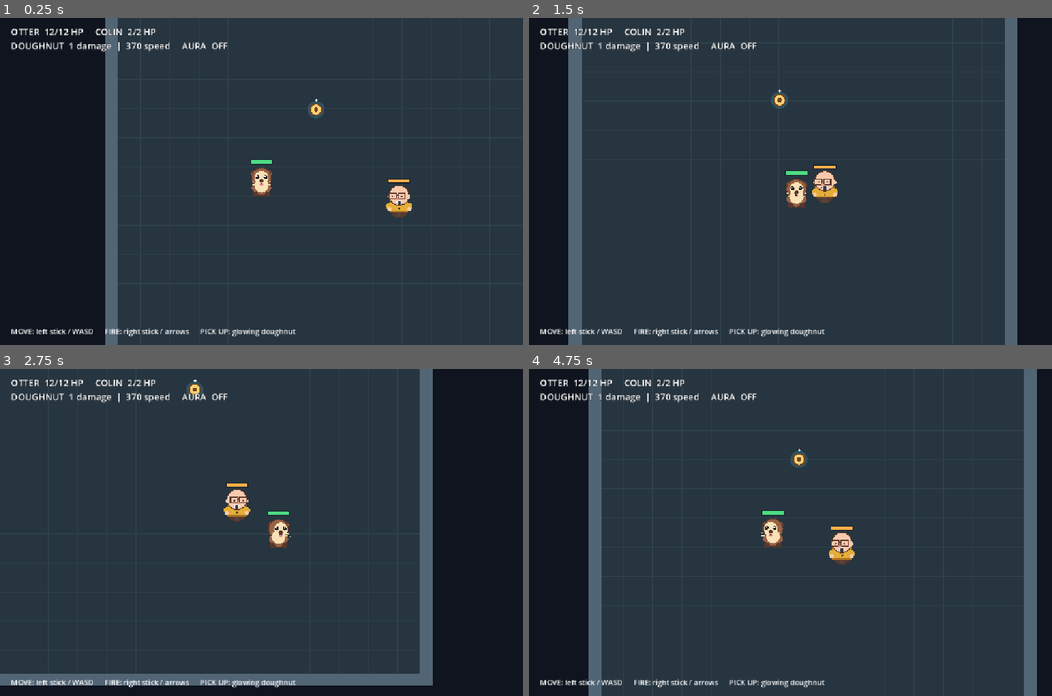
Above: before the commit, frames 1-4 (two rows, left to right).
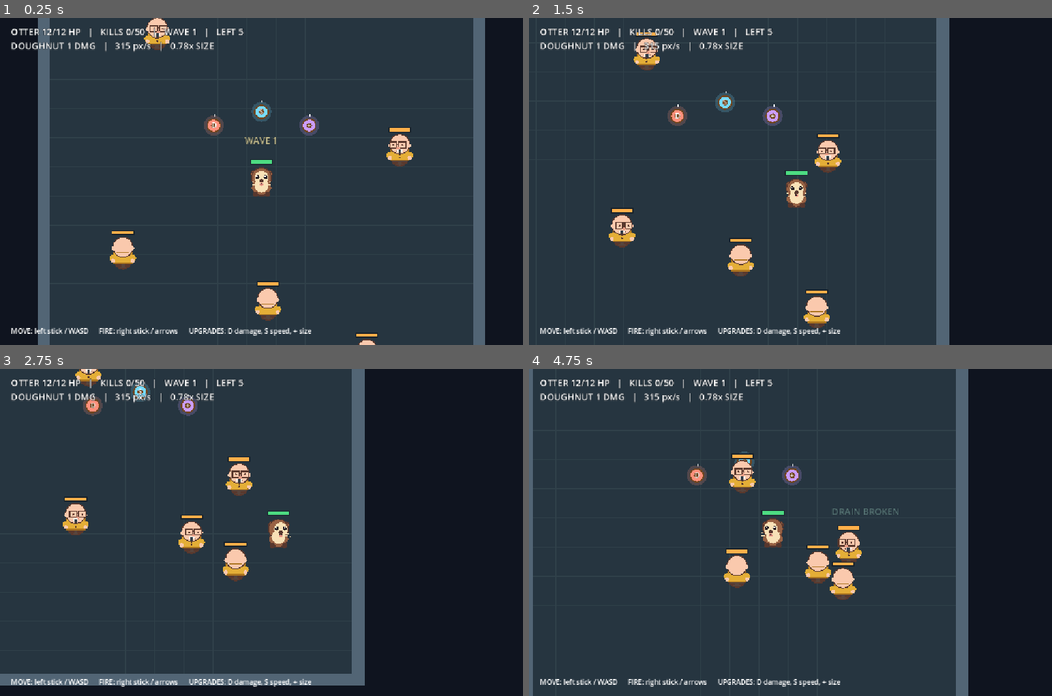
Above: after the commit, the same moments.

Repository: Jonty303/Project-Ottertron
Game: Godot game, scene res://scenes/main.tscn
The game is run twice, just before and just after one commit, with the same random seed, the same clock (stepped at 60 frames per second) and the same inputs.
Inputs:
- Up to frame 1 (0.25 s): no input
- Up to frame 2 (1.5 s): hold D 0.53-1.28 s; hold R 0.53-1.28 s; hold S from 1.28 s (still down); tap R at 1.35 s
- Up to frame 3 (2.75 s): release S at 2.03 s; hold D from 2.03 s (still down); hold R from 2.03 s (still down)
- Up to frame 4 (4.75 s): release D at 2.78 s; release R at 2.78 s; hold W 2.78-3.53 s; tap R at 2.85, 4.35 s; hold R 3.53-4.28 s; hold A from 3.53 s (still down)

The runs differ from the first frame. In frame 1, 28% of the frame differs, in the area x 2-100%, y 0-100%; in frame 2, 30%; in frame 3, 19%; in frame 4, 33%, in the area x 0-98%, y 0-100%.

Commit message:
Add 50-kill enemy waves and typed doughnut power-ups

Diff:
--- a/scripts/colin.gd
+++ b/scripts/colin.gd
@@ -65,7 +65,7 @@
     if distance <= drain_start_range:
         _start_aura()
         velocity = Vector2.ZERO
-    elif distance < 700.0 and distance > 40.0:
+    elif distance > 40.0:
         velocity = separation.normalized() * move_speed
         art.set_facing(separation)
         move_and_slide()
--- a/scripts/doughnut.gd
+++ b/scripts/doughnut.gd
@@ -1,18 +1,26 @@
 extends Area2D
-## Upgradable doughnut speed/damage, independent of visual appearance.
+## Shots inherit size, speed and damage from the player at fire time.
 
 signal damage_dealt(at: Vector2, amount: int)
 
 const LIFETIME: float = 1.55
+const BASE_COLLISION_RADIUS: float = 10.0
 
 @export var damage: int = 1
-@export var speed: float = 370.0
+@export var speed: float = 315.0
+@export_range(0.5, 2.5, 0.01) var size_multiplier: float = 0.78
 
 var direction: Vector2 = Vector2.RIGHT
 var _remaining: float = LIFETIME
 var _consumed: bool = false
 
 func _ready() -> void:
+    add_to_group("projectiles")
+    $Art.scale = Vector2.ONE * size_multiplier
+    # Give each projectile its own shape, and scale the hitbox with its artwork.
+    var shape := CircleShape2D.new()
+    shape.radius = BASE_COLLISION_RADIUS * size_multiplier
+    $CollisionShape2D.shape = shape
     body_entered.connect(_on_body_entered)
 
 func _physics_process(delta: float) -> void:
--- a/scripts/main.gd
+++ b/scripts/main.gd
@@ -1,5 +1,5 @@
 extends Node2D
-## Square combat room, one Colin, one collectible weapon upgrade and floating text.
+## Wave survival: five Colins per wave, win at 50 defeats, or lose at zero HP.
 
 const PLAYER_SCENE: PackedScene = preload("res://scenes/player.tscn")
 const COLIN_SCENE: PackedScene = preload("res://scenes/colin.tscn")
@@ -9,42 +9,38 @@
 
 const ROOM_SIDE: float = 960.0
 const WALL_THICKNESS: float = 28.0
+const TARGET_KILLS: int = 50
+const INITIAL_WAVE_SIZE: int = 5
+const FOLLOWUP_WAVE_SIZE: int = 5
+const WAVE_DELAY: float = 1.0
+const ENEMY_SPAWN_PLAYER_DISTANCE: float = 225.0
+const ENEMY_SPAWN_SEPARATION: float = 90.0
 
 var player
-var colin
 var hud: Label
+var enemies: Array[Node2D] = []
+var kills: int = 0
+var wave: int = 0
 var _round_finished: bool = false
 var _win: bool = false
+var _wave_timer: float = -1.0
+var _rng := RandomNumberGenerator.new()
 
 func _ready() -> void:
+    _rng.randomize()
     _create_wall(Vector2(0, -ROOM_SIDE / 2.0), Vector2(ROOM_SIDE, WALL_THICKNESS))
     _create_wall(Vector2(0, ROOM_SIDE / 2.0), Vector2(ROOM_SIDE, WALL_THICKNESS))
     _create_wall(Vector2(-ROOM_SIDE / 2.0, 0), Vector2(WALL_THICKNESS, ROOM_SIDE))
     _create_wall(Vector2(ROOM_SIDE / 2.0, 0), Vector2(WALL_THICKNESS, ROOM_SIDE))
 
     player = PLAYER_SCENE.instantiate()
-    player.position = Vector2(-150, 0)
+    player.position = Vector2.ZERO
     add_child(player)
     player.fire_requested.connect(_on_player_fire)
     player.health_changed.connect(_on_health_changed)
     player.damage_taken.connect(_on_player_damage_taken)
     player.doughnut_stats_changed.connect(_on_doughnut_stats_changed)
     player.defeated.connect(_on_player_defeated)
-
-    colin = COLIN_SCENE.instantiate()
-    colin.position = Vector2(170, 45)
-    colin.target = player
-    add_child(colin)
-    colin.defeated.connect(_on_colin_defeated)
-    colin.aura_started.connect(_on_aura_started)
-    colin.aura_broken.connect(_on_aura_broken)
-    colin.aura_tick.connect(_on_aura_tick)
-
-    # Prototype pickup; collecting it raises damage and projectile speed.
-    var power_up = POWER_UP_SCENE.instantiate()
-    power_up.position = Vector2(-30, -160)
-    add_child(power_up)
-    power_up.collected.connect(_on_powerup_collected)
 
     var camera := Camera2D.new()
     camera.zoom = Vector2.ONE
@@ -63,11 +59,16 @@
     interface.add_child(hud)
 
     var instructions := Label.new()
-    instructions.text = "MOVE: left stick / WASD      FIRE: right stick / arrows      PICK UP: glowing doughnut"
+    instructions.text = "MOVE: left stick / WASD      FIRE: right stick / arrows      UPGRADES: D damage, S speed, + size"
     instructions.position = Vector2(24, 678)
-    instructions.add_theme_font_size_override("font_size", 16)
+    instructions.add_theme_font_size_override("font_size", 15)
     interface.add_child(instructions)
-    _update_hud()
+
+    # Make all three power-up types available immediately for testing.
+    _spawn_powerup("damage", Vector2(-105, -125))
+    _spawn_powerup("speed", Vector2(0, -155))
+    _spawn_powerup("size", Vector2(105, -125))
+    _spawn_wave()
 
 func _draw() -> void:
     var start: float = -ROOM_SIDE / 2.0
@@ -78,9 +79,16 @@
         draw_line(Vector2(start, coordinate), Vector2(finish, coordinate), Color("#30414a"), 1)
     draw_rect(Rect2(start, start, ROOM_SIDE, ROOM_SIDE), Color("#526575"), false, WALL_THICKNESS)
 
-func _process(_delta: float) -> void:
-    if _round_finished and (Input.is_key_pressed(KEY_R) or _restart_button_pressed()):
-        get_tree().reload_current_scene()
+func _process(delta: float) -> void:
+    if _round_finished:
+        if Input.is_key_pressed(KEY_R) or _restart_button_pressed():
+            get_tree().reload_current_scene()
+        return
+    if _wave_timer > 0.0:
+        _wave_timer -= delta
+        if _wave_timer <= 0.0:
+            _wave_timer = -1.0
+            _spawn_wave()
 
 func _restart_button_pressed() -> bool:
     var pads: Array[int] = Input.get_connected_joypads()
@@ -98,6 +106,100 @@
     body.add_child(collider)
     add_child(body)
 
+func _spawn_wave() -> void:
+    if _round_finished or kills >= TARGET_KILLS or not enemies.is_empty():
+        return
+    wave += 1
+    var requested: int = INITIAL_WAVE_SIZE if wave == 1 else FOLLOWUP_WAVE_SIZE
+    var count: int = mini(requested, TARGET_KILLS - kills)
+    for i in range(count):
+        var enemy = COLIN_SCENE.instantiate()
+        enemy.position = _find_enemy_spawn()
+        enemy.target = player
+        add_child(enemy)
+        enemies.append(enemy)
+        enemy.defeated.connect(_on_enemy_defeated.bind(enemy))
+        enemy.aura_started.connect(_on_aura_started.bind(enemy))
+        enemy.aura_broken.connect(_on_aura_broken.bind(enemy))
+        enemy.aura_tick.connect(_on_aura_tick.bind(enemy))
+    _floating_text(player.global_position + Vector2(0, -78),
+        "WAVE %d" % wave, Color("#fff0ac"))
+    _update_hud()
+
+func _find_enemy_spawn() -> Vector2:
+    var inner_limit: float = ROOM_SIDE * 0.5 - WALL_THICKNESS - 46.0
+    for attempt in range(100):
+        var candidate: Vector2 = Vector2(
+            _rng.randf_range(-inner_limit, inner_limit),
+            _rng.randf_range(-inner_limit, inner_limit)
+        )
+        if _is_good_enemy_spawn(candidate):
+            return candidate
+    # A safe candidate is overwhelmingly likely with five enemies, but handle bad luck.
+    for candidate in [
+        Vector2(-inner_limit, -inner_limit), Vector2(inner_limit, -inner_limit),
+        Vector2(-inner_limit, inner_limit), Vector2(inner_limit, inner_limit)
+    ]:
+        if _is_good_enemy_spawn(candidate):
+            return candidate
+    return Vector2(inner_limit, 0.0)
+
+func _is_good_enemy_spawn(candidate: Vector2) -> bool:
+    if candidate.distance_to(player.position) < ENEMY_SPAWN_PLAYER_DISTANCE:
+        return false
+    for enemy in enemies:
+        if is_instance_valid(enemy) and candidate.distance_to(enemy.position) < ENEMY_SPAWN_SEPARATION:
+            return false
+    for item in get_tree().get_nodes_in_group("power_ups"):
+        if candidate.distance_to(item.position) < 50.0:
+            return false
+    return true
+
+func _on_enemy_defeated(enemy: Node2D) -> void:
+    # Each Colin emits once; tracking prevents a simultaneous double-count.
+    if _round_finished or not enemies.has(enemy):
+        return
+    enemies.erase(enemy)
+    kills += 1
+    if kills >= TARGET_KILLS:
+        _end_round(true)
+    elif enemies.is_empty():
+        _wave_timer = WAVE_DELAY
+        _floating_text(player.global_position + Vector2(0, -82),
+            "WAVE CLEARED", Color("#c5f3b7"))
+        _spawn_wave_reward()
+    _update_hud()
+
+func _spawn_wave_reward() -> void:
+    # Rotate rewards so all three upgrade types recur throughout the run.
+    var cycle := ["damage", "speed", "size"]
+    var kind: String = cycle[(wave - 1) % cycle.size()]
+    var point: Vector2 = _find_reward_position()
+    _spawn_powerup(kind, point)
+
+func _find_reward_position() -> Vector2:
+    var inner_limit: float = ROOM_SIDE * 0.5 - WALL_THICKNESS - 45.0
+    for attempt in range(40):
+        var offset := Vector2.RIGHT.rotated(_rng.randf_range(0.0, TAU))
+        var point: Vector2 = player.position + offset * _rng.randf_range(90.0, 140.0)
+        point.x = clampf(point.x, -inner_limit, inner_limit)
+        point.y = clampf(point.y, -inner_limit, inner_limit)
+        var clear: bool = point.distance_to(player.position) > 55.0
+        for other in get_tree().get_nodes_in_group("power_ups"):
+            if point.distance_to(other.position) < 58.0:
+                clear = false
+        if clear:
+            return point
+    return Vector2(clampf(player.position.x + 120.0, -inner_limit, inner_limit),
+        clampf(player.position.y - 120.0, -inner_limit, inner_limit))
+
+func _spawn_powerup(kind: String, at: Vector2) -> void:
+    var power_up = POWER_UP_SCENE.instantiate()
+    power_up.upgrade_kind = kind
+    power_up.position = at
+    add_child(power_up)
+    power_up.collected.connect(_on_powerup_collected)
+
 func _on_player_fire(direction: Vector2) -> void:
     if _round_finished:
         return
@@ -105,7 +207,8 @@
     shot.direction = direction
     shot.damage = player.doughnut_damage
     shot.speed = player.doughnut_speed
-    shot.position = player.position + direction * 36.0
+    shot.size_multiplier = player.doughnut_size
+    shot.position = player.position + direction * (26.0 + 12.0 * player.doughnut_size)
     add_child(shot)
     shot.damage_dealt.connect(_on_doughnut_damage)
 
@@ -119,36 +222,50 @@
 func _on_health_changed(_current_health: int) -> void:
     _update_hud()
 
-func _on_doughnut_stats_changed(_damage: int, _speed: float) -> void:
-    _update_hud()
-
-func _on_powerup_collected(at: Vector2, added_damage: int, added_speed: float) -> void:
-    _floating_text(at + Vector2(0, -42), "POWER UP!  +%d DMG  +%d SPEED" % [added_damage, roundi(added_speed)], Color("#8fe7fa"))
-    _update_hud()
-
-func _on_aura_started() -> void:
-    _floating_text(colin.global_position + Vector2(0, -65), "LIFE DRAIN", Color("#d3a7ff"))
-    _update_hud()
-
-func _on_aura_broken() -> void:
-    if is_instance_valid(colin) and not _round_finished:
-        _floating_text(colin.global_position + Vector2(0, -65), "DRAIN BROKEN", Color("#aeeada"))
-    _update_hud()
-
-func _on_aura_tick(_damage: int) -> void:
+func _on_doughnut_stats_changed(_damage: int, _speed: float, _size: float) -> void:
+    _update_hud()
+
+func _on_powerup_collected(at: Vector2, kind: String, amount: float) -> void:
+    var message: String = ""
+    match kind:
+        "damage":
+            message = "+%d DONUT DMG" % roundi(amount)
+        "speed":
+            message = "+%d DONUT SPEED" % roundi(amount)
+        "size":
+            message = "+%.2f DONUT SIZE" % amount
+    _floating_text(at + Vector2(0, -42), message, Color("#8fe7fa"))
+    _update_hud()
+
+func _on_aura_started(enemy: Node2D) -> void:
+    if _round_finished:
+        return
+    _floating_text(enemy.global_position + Vector2(0, -65), "LIFE DRAIN", Color("#d3a7ff"))
+
+func _on_aura_broken(enemy: Node2D) -> void:
+    if _round_finished:
+        return
+    _floating_text(enemy.global_position + Vector2(0, -65), "DRAIN BROKEN", Color("#aeeada"))
+
+func _on_aura_tick(_damage: int, _enemy: Node2D) -> void:
     _update_hud()
 
 func _on_player_defeated() -> void:
+    _end_round(false)
+
+func _end_round(victory: bool) -> void:
+    if _round_finished:
+        return
     _round_finished = true
-    _win = false
-    if is_instance_valid(colin):
-        colin.set_physics_process(false)
-        colin.set_process(false)
-    _update_hud()
-
-func _on_colin_defeated() -> void:
-    _round_finished = true
-    _win = true
+    _win = victory
+    _wave_timer = -1.0
+    player.set_physics_process(false)
+    for enemy in enemies:
+        if is_instance_valid(enemy):
+            enemy.set_physics_process(false)
+            enemy.set_process(false)
+    for projectile in get_tree().get_nodes_in_group("projectiles"):
+        projectile.queue_free()
     _update_hud()
 
 func _floating_text(at: Vector2, message: String, color: Color) -> void:
@@ -160,12 +277,14 @@
 func _update_hud() -> void:
     if hud == null or not is_instance_valid(player):
         return
-    if _round_finished:
-        hud.text = ("COLIN DEFEATED!" if _win else "THE OTTER WAS DEFEATED!") + "   |   R or A/Cross to restart"
-        return
-    var colin_health: int = colin.health if is_instance_valid(colin) else 0
-    var aura_state: String = "CHANNELING" if is_instance_valid(colin) and colin.aura_active else "OFF"
-    hud.text = "OTTER  %d/%d HP     COLIN  %d/2 HP\nDOUGHNUT  %d damage  |  %d speed     AURA  %s" % [
-        player.health, player.max_health, colin_health,
-        player.doughnut_damage, roundi(player.doughnut_speed), aura_state
+    var stats: String = "OTTER %d/%d HP   |   KILLS %d/%d   |   WAVE %d   |   LEFT %d\nDOUGHNUT %d DMG   |   %d px/s   |   %.2fx SIZE" % [
+        player.health, player.max_health, kills, TARGET_KILLS,
+        wave, enemies.size(), player.doughnut_damage, roundi(player.doughnut_speed), player.doughnut_size
     ]
+    if _round_finished:
+        hud.text = stats + ("\nVICTORY! 50 COLINS DEFEATED!" if _win else
+            "\nDEFEAT! THE OTTER WAS DEFEATED!") + "   |   R or A/Cross to restart"
+    elif _wave_timer > 0.0:
+        hud.text = stats + "\nWAVE CLEAR — NEXT WAVE INCOMING"
+    else:
+        hud.text = stats
--- a/scripts/player.gd
+++ b/scripts/player.gd
@@ -1,10 +1,10 @@
 extends CharacterBody2D
-## Controller movement, directional auto-fire and upgradable doughnut stats.
+## Controller movement, directional fire, and independently upgradeable projectile stats.
 
 signal fire_requested(direction: Vector2)
 signal health_changed(current_health: int)
 signal damage_taken(amount: int)
-signal doughnut_stats_changed(damage: int, speed: float)
+signal doughnut_stats_changed(damage: int, speed: float, size_multiplier: float)
 signal defeated
 
 const MOVE_SPEED: float = 210.0
@@ -14,7 +14,9 @@
 
 @export var max_health: int = 12
 @export var doughnut_damage: int = 1
-@export var doughnut_speed: float = 370.0
+@export var doughnut_speed: float = 315.0
+@export var doughnut_size: float = 0.78
+@export var maximum_doughnut_size: float = 2.0
 
 var health: int = 12
 var _fire_cooldown: float = 0.0
@@ -83,7 +85,14 @@
         defeated.emit()
     return applied
 
-func apply_doughnut_upgrade(extra_damage: int, extra_speed: float) -> void:
-    doughnut_damage = maxi(1, doughnut_damage + extra_damage)
-    doughnut_speed = maxf(1.0, doughnut_speed + extra_speed)
-    doughnut_stats_changed.emit(doughnut_damage, doughnut_speed)
+func apply_doughnut_upgrade(kind: String, amount: float) -> void:
+    match kind:
+        "damage":
+            doughnut_damage += maxi(1, roundi(amount))
+        "speed":
+            doughnut_speed += maxf(1.0, amount)
+        "size":
+            doughnut_size = minf(maximum_doughnut_size, doughnut_size + maxf(0.01, amount))
+        _:
+            return
+    doughnut_stats_changed.emit(doughnut_damage, doughnut_speed, doughnut_size)
--- a/scripts/power_up.gd
+++ b/scripts/power_up.gd
@@ -1,15 +1,18 @@
 extends Area2D
-## One test pickup demonstrates configurable projectile damage and speed upgrades.
+## Three separate, persistent, stackable upgrades: damage, speed and size.
 
-signal collected(at: Vector2, added_damage: int, added_speed: float)
+signal collected(at: Vector2, kind: String, amount: float)
 
-@export var added_damage: int = 1
-@export var added_speed: float = 80.0
+@export_enum("damage", "speed", "size") var upgrade_kind: String = "damage"
+@export var damage_bonus: float = 1.0
+@export var speed_bonus: float = 70.0
+@export var size_bonus: float = 0.18
 
 var _picked_up: bool = false
 var _phase: float = 0.0
 
 func _ready() -> void:
+    add_to_group("power_ups")
     body_entered.connect(_on_body_entered)
 
 func _process(delta: float) -> void:
@@ -18,17 +21,35 @@
 
 func _draw() -> void:
     var bob: Vector2 = Vector2(0, sin(_phase) * 3.0)
-    draw_circle(bob, 19.0, Color(0.26, 0.72, 0.86, 0.22))
-    draw_circle(bob, 14.0, Color("#70451f"))
-    draw_circle(bob, 11.0, Color("#ffd178"))
-    draw_circle(bob, 5.0, Color("#70451f"))
-    draw_line(bob + Vector2(1, -17), bob + Vector2(1, -23), Color("#ffffff"), 2.0)
-    draw_line(bob + Vector2(-2, -20), bob + Vector2(4, -20), Color("#ffffff"), 2.0)
+    var highlight: Color = Color("#ff907b")
+    var symbol: String = "D"
+    match upgrade_kind:
+        "speed":
+            highlight = Color("#77dcff")
+            symbol = "S"
+        "size":
+            highlight = Color("#cb9dff")
+            symbol = "+"
+    draw_circle(bob, 22.0, Color(highlight.r, highlight.g, highlight.b, 0.20))
+    draw_circle(bob, 16.0, Color("#70451f"))
+    draw_circle(bob, 13.0, highlight)
+    draw_circle(bob, 6.0, Color("#70451f"))
+    draw_string(ThemeDB.fallback_font, bob + Vector2(-5, 5), symbol,
+        HORIZONTAL_ALIGNMENT_LEFT, -1.0, 16, Color.WHITE)
+    draw_line(bob + Vector2(2, -20), bob + Vector2(2, -25), Color.WHITE, 2.0)
 
 func _on_body_entered(body: Node2D) -> void:
     if _picked_up or not body.has_method("apply_doughnut_upgrade"):
         return
     _picked_up = true
-    body.call("apply_doughnut_upgrade", added_damage, added_speed)
-    collected.emit(global_position, added_damage, added_speed)
+    var amount: float = 1.0
+    match upgrade_kind:
+        "damage":
+            amount = damage_bonus
+        "speed":
+            amount = speed_bonus
+        "size":
+            amount = size_bonus
+    body.call("apply_doughnut_upgrade", upgrade_kind, amount)
+    collected.emit(global_position, upgrade_kind, amount)
     queue_free()
--- /dev/null
+++ b/tests/waves_smoke.gd
@@ -0,0 +1,102 @@
+extends SceneTree
+## Headless logic regression for the 50-kill loop and three independent upgrades.
+
+const GAME = preload("res://scenes/main.tscn")
+const DOUGHNUT = preload("res://scenes/doughnut.tscn")
+var failures: int = 0
+
+func _initialize() -> void:
+    call_deferred("_run")
+
+func check(condition: bool, description: String) -> void:
+    if not condition:
+        failures += 1
+        push_error("OTTERTRON TEST FAILED: " + description)
+
+func _run() -> void:
+    var game = GAME.instantiate()
+    root.add_child(game)
+    await process_frame
+
+    check(game.wave == 1, "Starts on wave 1")
+    check(game.enemies.size() == 5, "Starts with five Colins")
+    check(game.kills == 0, "Starts at zero kills")
+    check(game.player.health == 12, "Otter starts at twelve health")
+    check(game.player.doughnut_speed == 315.0, "Shots start slower")
+    check(is_equal_approx(game.player.doughnut_size, 0.78), "Shots start smaller")
+
+    var kind_set: Dictionary = {}
+    for pickup in get_nodes_in_group("power_ups"):
+        kind_set[pickup.upgrade_kind] = true
+    check(kind_set.has("damage") and kind_set.has("speed") and kind_set.has("size"),
+        "All three pickups available in starting room")
+
+    var first_enemy = game.enemies[0]
+    first_enemy.take_damage(2)
+    check(game.kills == 1, "One Colin death counts as one kill")
+    check(game.enemies.size() == 4, "Enemy tracking removes the fallen Colin")
+    check(game._wave_timer < 0.0, "Wave doesn't advance with enemies still alive")
+
+    var powerup_values := {"damage": 1.0, "speed": 70.0, "size": 0.18}
+    for kind in ["damage", "speed", "size"]:
+        game._spawn_powerup(kind, Vector2(300, 210))
+        var pickup = get_nodes_in_group("power_ups").back()
+        pickup._on_body_entered(game.player)
+    check(game.player.doughnut_damage == 2, "Damage pickup adds +1 damage")
+    check(is_equal_approx(game.player.doughnut_speed, 385.0),
+        "Speed pickup adds +70 pixels per second")
+    check(is_equal_approx(game.player.doughnut_size, 0.96),
+        "Size pickup adds +0.18 size multiplier")
+
+    var shot = DOUGHNUT.instantiate()
+    shot.size_multiplier = game.player.doughnut_size
+    game.add_child(shot)
+    var scaled_shape = shot.get_node("CollisionShape2D").shape as CircleShape2D
+    check(is_equal_approx(shot.get_node("Art").scale.x, 0.96),
+        "Size upgrade scales the artwork")
+    check(is_equal_approx(scaled_shape.radius, 9.6),
+        "Size upgrade scales the collision radius")
+    shot.queue_free()
+
+    for expected_wave in range(1, 11):
+        check(game.wave == expected_wave, "Expected wave %d" % expected_wave)
+        var enemies_this_wave = game.enemies.duplicate()
+        var desired_count: int = 4 if expected_wave == 1 else 5
+        check(enemies_this_wave.size() == desired_count,
+            "Wave %d contains the expected remaining Colins" % expected_wave)
+        for enemy in enemies_this_wave:
+            enemy.take_damage(enemy.max_health)
+        check(game.enemies.is_empty(), "All enemies cleared from wave %d" % expected_wave)
+        check(game.kills == expected_wave * 5, "Cumulative kills after wave %d" % expected_wave)
+        if expected_wave < 10:
+            check(game._wave_timer > 0.0, "Next wave is scheduled after clearing wave %d" % expected_wave)
+            game._wave_timer = 0.001
+            await process_frame
+            await process_frame
+            check(game.enemies.size() == 5, "Exactly five more Colins spawned")
+        else:
+            check(game._round_finished and game._win, "50 kills ends the game in victory")
+            check(game.kills == 50, "Victory occurs on exactly 50 kills")
+            check(game._wave_timer <= 0.0, "No wave is scheduled after victory")
+    game.queue_free()
+    await process_frame
+
+    var defeat_game = GAME.instantiate()
+    root.add_child(defeat_game)
+    await process_frame
+    defeat_game.player.take_damage(12)
+    check(defeat_game._round_finished and not defeat_game._win,
+        "Otter death ends game in defeat")
+    check(not defeat_game.player.is_physics_processing(),
+        "Controls stop on defeat")
+    var dead_game_kills: int = defeat_game.kills
+    for enemy in defeat_game.enemies.duplicate():
+        enemy.take_damage(enemy.max_health)
+    check(defeat_game.kills == dead_game_kills, "Kills do not count after defeat")
+    check(defeat_game._wave_timer < 0.0, "No new wave schedules after death")
+    defeat_game.queue_free()
+    await process_frame
+
+    if failures == 0:
+        print("OTTERTRON TEST PASSED: 10 waves / 50 kills, defeat, all three upgrades, scaled hitbox")
+    quit(0 if failures == 0 else 1)
Not shown, changed: .github/workflows/godot-validate.yml
Not shown, changed: README.md
Not shown, changed: docs/game-design.md
Not shown, changed: docs/roadmap.md
Not shown, changed: docs/test-plan.md
